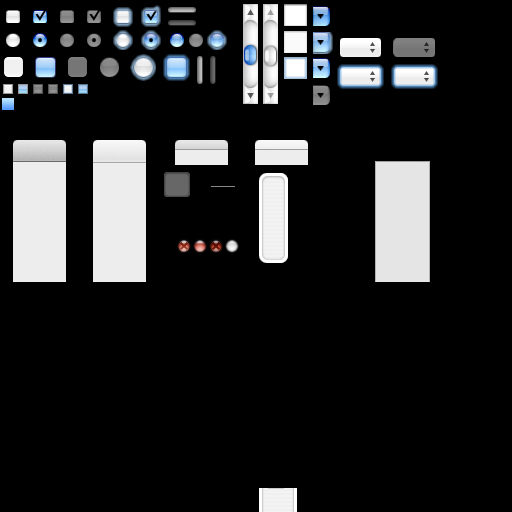
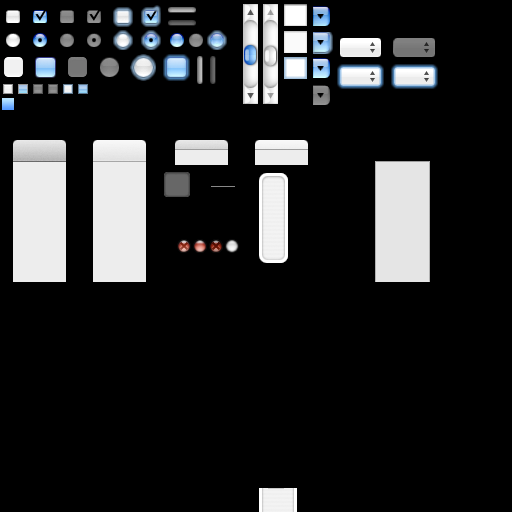
Layer changes from the first 512×512 image to the second:
painted on "Layer 68" over [93, 161, 146, 163]
